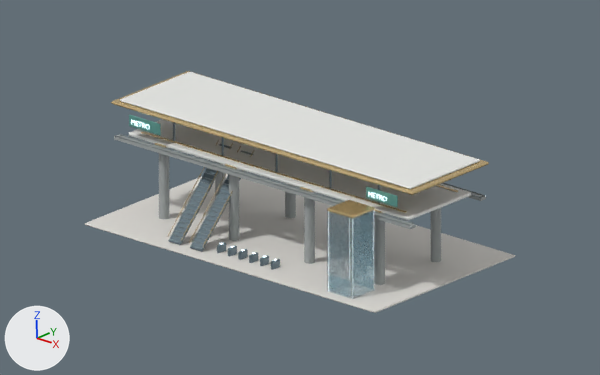
One commit to the Blender file web/asset-library/blender/metro/elevated-station.blend: the scene before it, then after it.
Rendered twice from the file's camera 'Metro review camera'. Every picture has the same lights, and +X, +Y and +Z are marked at lower left. The picture after the commit comes second.

In view in the first picture: 'Concrete viaduct pier', 'Concrete viaduct pier.002', 'Concrete viaduct pier.006', 'Down escalator moving belt', 'Elevated island platform', 'Floating canopy pale upper', 'Floating elliptical canopy lower', 'Public glass elevator glass side', 'Public glass elevator glass side.001', 'Station forecourt', 'Track beam', 'Up escalator moving belt' and 32 more.
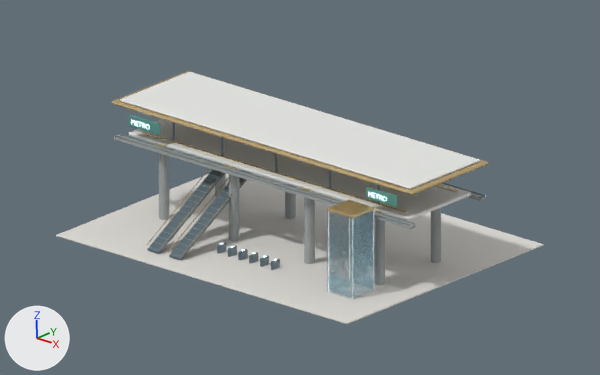
Where the newer file only moved an object's origin or applied its transform, the numbers keep the older frame.

Edits to the scene script, one JSON object a line:
```json
{"block": "me_cube", "where": "# used by ob_station_forecourt; location = (0.0, 0.0, 0.1)"}
{"op": "remove", "block": "me_cube", "code": "me_cube.from_pydata(...)  # 56 vertices, 54 faces; spans x -27.0..27.0, y -15.0..15.0, z -0.2..0.2"}
{"op": "add", "block": "me_cube", "code": "me_cube.from_pydata(...)  # 56 vertices, 54 faces; spans x -27.0..27.0, y -21.0..21.0, z -0.1..0.1"}
{"block": "me_cube", "change": "me_cube part 1: the whole mesh is scaled about its middle by (1, 1.4, 0.838)"}
{"block": "me_cube_053", "where": "# used by ob_up_escalator_moving_belt; location = (-12.0, -7.5, 6.2); rotation_euler = (0.808, 0.0, 0.0), in degrees (46, 0, 0)"}
{"op": "remove", "block": "me_cube_053", "code": "me_cube_053.from_pydata(...)  # 56 vertices, 54 faces; spans x -1.1..1.1, y -8.0..8.0, z -0.1..0.1"}
{"op": "add", "block": "me_cube_053", "code": "me_cube_053.from_pydata(...)  # 56 vertices, 54 faces; spans x -1.1..1.1, y -11.1..11.1, z -3.4..3.4"}
{"block": "me_cube_053", "change": "me_cube_053 part 2: the whole mesh is multiplied about its middle by the matrix ((1.0, 0.0, 0.0), (0.0, 1.393, 0.282), (0.0, -0.409, 0.959))"}
{"block": "me_cube_078", "where": "# used by ob_down_escalator_moving_belt; location = (-8.0, -7.5, 6.2); rotation_euler = (0.808, 0.0, 0.0), in degrees (46, 0, 0)"}
{"op": "remove", "block": "me_cube_078", "code": "me_cube_078.from_pydata(...)  # 56 vertices, 54 faces; spans x -1.1..1.1, y -8.0..8.0, z -0.1..0.1"}
{"op": "add", "block": "me_cube_078", "code": "me_cube_078.from_pydata(...)  # 56 vertices, 54 faces; spans x -1.1..1.1, y -11.1..11.1, z -3.4..3.4"}
{"block": "me_cube_078", "change": "me_cube_078 part 3: the whole mesh is multiplied about its middle by the matrix ((1.0, 0.0, 0.0), (0.0, 1.393, 0.282), (0.0, -0.409, 0.959))"}
```

What differs and where, as boxes [x1, y1, x2, y2] in the pictures (600 x 375 px):
```json
{"object": "Station forecourt", "change": "rescaled", "before": [85, 174, 515, 313], "after": [56, 173, 544, 324], "on screen": "13% wider, 9% taller"}
{"object": "Up escalator moving belt", "change": "reshaped", "before": [168, 144, 232, 245], "after": [147, 163, 225, 254]}
{"object": "Down escalator moving belt", "change": "reshaped", "before": [190, 150, 253, 252], "after": [169, 169, 252, 260]}
```
